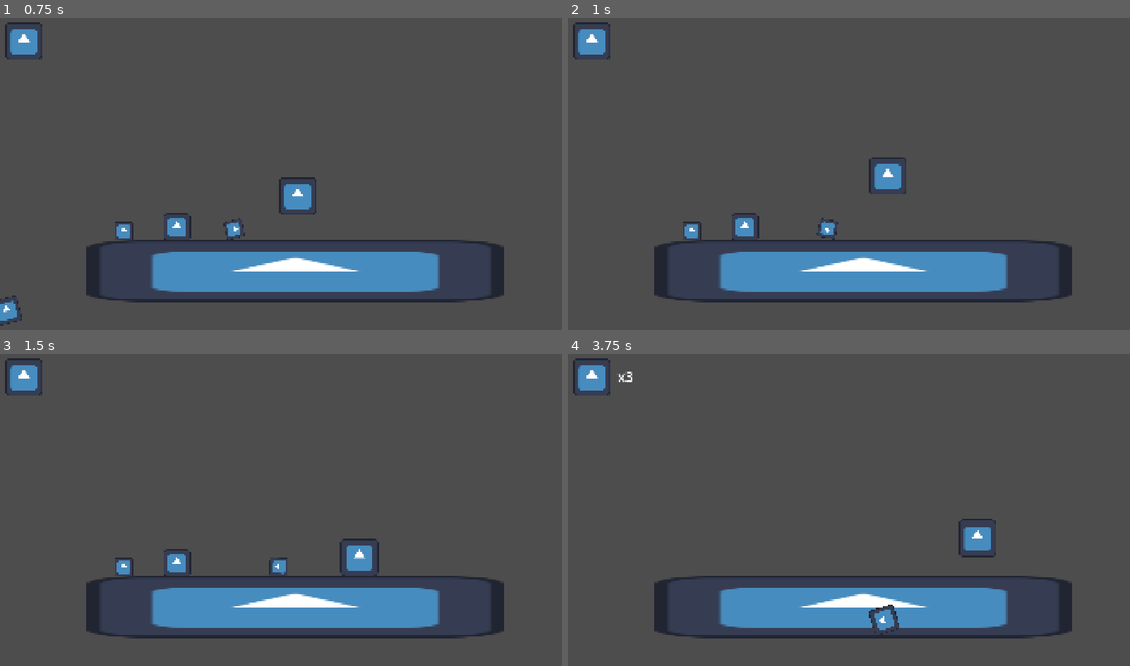
Above: before the commit, frames 1-4 (two rows, left to right).
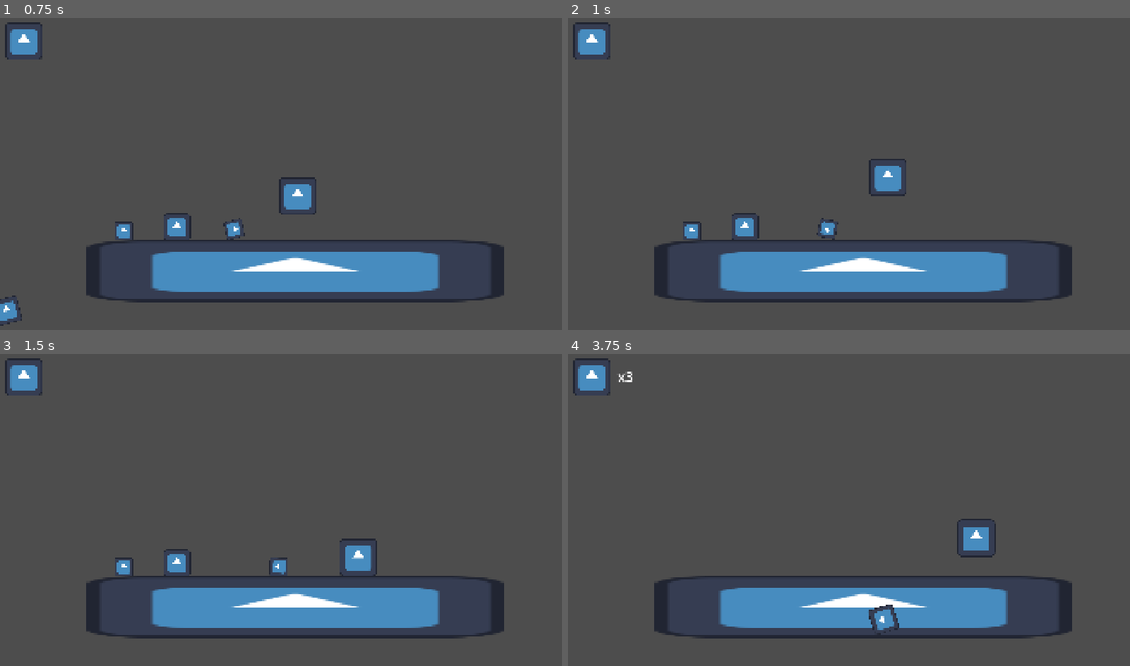
Above: after the commit, the same moments.

Repository: Goodman599/UWGameDevClubFall2026Jam
Game: Godot game, scene res://main.tscn
Same seed, same stepped clock (60 frames per second), same inputs: the game is played once before the commit and once after it. The engine's default icon, where the game draws it, is replaced by a stand-in: a white triangle on a blue panel in a dark square.
Inputs:
- Up to frame 1 (0.75 s): hold D (right) from 0.53 s (still down); hold Space (jump) from 0.53 s (still down)
- Up to frame 2 (1 s): keep holding D (right); keep holding Space (jump)
- Up to frame 3 (1.5 s): keep holding D (right); release Space (jump) at 1.28 s; tap K (create_bomb) at 1.35 s
- Up to frame 4 (3.75 s): tap Space (jump) at 1.52, 1.55, 1.82, 2.85, 3.02, 3.32 s; release D (right) at 2.03 s; hold A (left) 2.03-2.78 s; hold Space (jump) 2.03-2.78 s; tap J (create_platform) at 2.1 s; hold D (right) from 2.78 s (still down); hold Space (jump) from 3.53 s (still down); tap K (create_bomb) at 3.6 s

Frame 1 is identical in both runs. In frame 2, 0.2% of the frame differs, in the area x 53-61%, y 44-58%; in frame 3, 0.2%; in frame 4, 0.3%, in the area x 53-77%, y 52-91%.

Commit message:
"""fixed""" slow-mo screwing with gravity

Diff:
--- a/player_files/player.gd
+++ b/player_files/player.gd
@@ -10,11 +10,14 @@
 const MAX_JUMP_HOLD_DURATION = 0.3 # In seconds
 const JUMP_HOLD_BOOST := -1500.0
 var can_jump_hold := true
+var jump_hold_timer := MAX_JUMP_HOLD_DURATION
 
 const COYOTE_WINDOW := 0.15 # In seconds
 var can_coyote_jump := false
+var coyote_timer := COYOTE_WINDOW
 const JUMP_BUFFER_WINODW := 0.1 # In seconds
 var can_buffer_jump := false
+var jump_buffer_timer := JUMP_BUFFER_WINODW
 var was_on_floor_last_frame : bool # Used to start/stop CoyoteTimer and JumpBufferTimer
 
 @export var object_spawn_parent : Node2D
@@ -41,6 +44,7 @@
 
 func _ready() -> void:
 	GameManager.player_node = self
+	last_pressed_direction = Vector2(1, 0)
 
 func _physics_process(delta: float) -> void:
 	# Add the gravity.
@@ -68,8 +72,6 @@
 		last_pressed_direction = Vector2i(0, 1)
 	elif Input.is_action_just_pressed("left"):
 		last_pressed_direction = Vector2i(-1, 0)
-	else: # defaults to right if nothing pressed yet
-		last_pressed_direction = Vector2i(1, 0)
 
 
 
@@ -141,12 +143,15 @@
 		can_coyote_jump = false # Any successful jump means no more coyote jumps
 								# (would be a double jump otherwise)
 		can_jump_hold = true
-		$JumpHoldTimer.wait_time = MAX_JUMP_HOLD_DURATION
-		$JumpHoldTimer.start()
-	else:
-		$JumpBufferTimer.wait_time = JUMP_BUFFER_WINODW
+
+		# Force correct
+		if TimeStop.is_time_stopped:
+			velocity.y += -35.53302002
+
+		start_jump_hold_timer()
+	else:
 		can_buffer_jump = true
-		$JumpBufferTimer.start()
+		start_jump_buffer_timer()
 
 func on_grounded_state_changed(just_landed : bool):
 	if just_landed:
@@ -156,9 +161,8 @@
 			can_buffer_jump = false
 			attempt_jump()
 	else:
-		$CoyoteTimer.wait_time = COYOTE_WINDOW
 		can_coyote_jump = true
-		$CoyoteTimer.start()
+		start_coyote_timer()
 
 func add_velocity(incoming_velocity : Vector2):
 	velocity += incoming_velocity
@@ -358,13 +362,29 @@
 	bomb_target_normal = Vector2.ZERO
 	bomb_has_valid_target = false
 
-func _on_coyote_timer_timeout() -> void:
+func start_coyote_timer() -> void:
+	coyote_timer = COYOTE_WINDOW
+	while coyote_timer > 0.002: # Yes this is a magic number. No you cannot touch it
+		coyote_timer -= get_physics_process_delta_time()
+		await get_tree().physics_frame
 	can_coyote_jump = false
 
 
-func _on_jump_buffer_timer_timeout() -> void:
+func start_jump_buffer_timer() -> void:
+	jump_buffer_timer = JUMP_BUFFER_WINODW
+	while jump_buffer_timer > 0.002: # Yes this is a magic number. No you cannot touch it
+		jump_buffer_timer -= get_physics_process_delta_time()
+		await get_tree().physics_frame
 	can_buffer_jump = false
 
 
-func _on_jump_hold_timer_timeout() -> void:
+func start_jump_hold_timer() -> void:
+	jump_hold_timer = MAX_JUMP_HOLD_DURATION
+	while jump_hold_timer > 0.002: # Yes this is a magic number. No you cannot touch it
+		jump_hold_timer -= get_physics_process_delta_time()
+		await get_tree().physics_frame
 	can_jump_hold = false
+
+	# Force correct
+	if TimeStop.is_time_stopped:
+		velocity.y += -19.99952698
--- a/player_files/player.tscn
+++ b/player_files/player.tscn
@@ -15,16 +15,3 @@
 
 [node name="PlayerHitbox" type="CollisionShape2D" parent="." unique_id=2065976699]
 shape = SubResource("RectangleShape2D_jreem")
-
-[node name="CoyoteTimer" type="Timer" parent="." unique_id=1386171254]
-one_shot = true
-
-[node name="JumpBufferTimer" type="Timer" parent="." unique_id=1701669291]
-one_shot = true
-
-[node name="JumpHoldTimer" type="Timer" parent="." unique_id=829855306]
-one_shot = true
-
-[connection signal="timeout" from="CoyoteTimer" to="." method="_on_coyote_timer_timeout"]
-[connection signal="timeout" from="JumpBufferTimer" to="." method="_on_jump_buffer_timer_timeout"]
-[connection signal="timeout" from="JumpHoldTimer" to="." method="_on_jump_hold_timer_timeout"]
